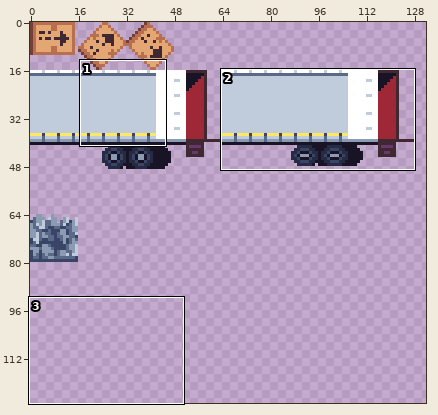
A sprite sheet gets an edit: res/gfx/entities.png. The picture above shows the old version from afar; the outline marks the close-up.
Close-up. Before the edit:
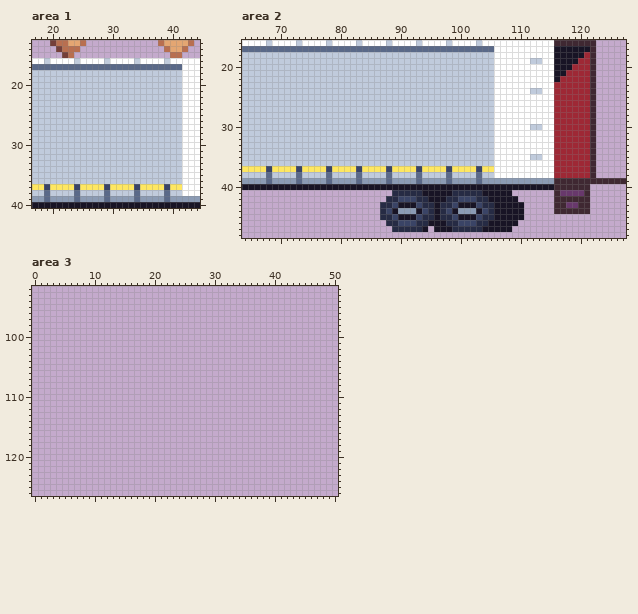
The file is 512x512 pixels. Shown: area 1: x 17..44, y 13..40; area 2: x 64..127, y 16..48; area 3: x 0..50, y 92..126. The wide view leaves out empty margins.
The same view after the edit:
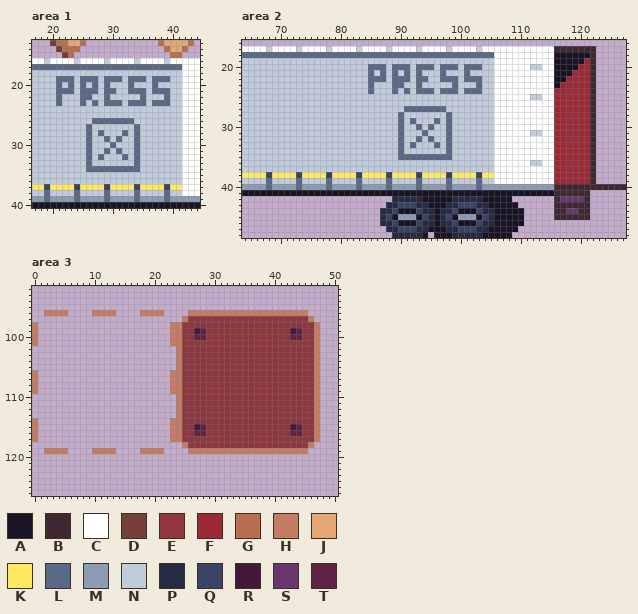
Palette (. is transparent): A #181425  B #3f2832  C #ffffff  D #743f39  E #91353f  F #9e2835  G #b86f50  H #c57c62  J #e4a672  K #fee761  L #5a6988  M #8b9bb4  N #c0cbdc  P #262b44  Q #3a4466  R #44183b  S #68386c  T #5e2345
Difference:
Changed rows in their new state; - is an unchanged pixel.
Area 1:
first column x 21:
19 LLL-LLL-LLL-LLL-LLL
20 L-L-L-L-L---L---L--
21 LLL-LLL-LL--LLL-LLL
22 L---LL--L-----L---L
23 L---L-L-LLL-LLL-LLL
26 ------LLLLLLL------
27 -----L-------L-----
28 -----L-L---L-L-----
29 -----L--L-L--L-----
30 -----L---L---L-----
31 -----L--L-L--L-----
32 -----L-L---L-L-----
33 -----L-------L-----
34 -----LLLLLLLLL-----
Area 2:
first column x 64:
16 ...........................................................-----
17 CCCCNCCCCNCCCCNCCCCNCCCCNCCCCNCCCCNCCCCNCC----------BBBBBB------
18 LLLLLLLLLLLLLLLLLLLLLLLLLLLLLLLLLLLLLLLLLL---------------A------
19 ------------------------------------------------CC------A-------
20 ---------------------LLL-LLL-LLL-LLL-LLL--------NN-----A--------
21 ---------------------L-L-L-L-L---L---L----------------A---------
22 ---------------------LLL-LLL-LL--LLL-LLL-------------A----------
23 ---------------------L---LL--L-----L---L------------A-----------
24 ---------------------L---L-L-LLL-LLL-LLL--------CC--------------
25 ------------------------------------------------NN--------------
27 ---------------------------LLLLLLL------------------------------
28 --------------------------L-------L-----------------------------
29 --------------------------L-L---L-L-----------------------------
30 --------------------------L--L-L--L-------------CC--------------
31 --------------------------L---L---L-------------NN--------------
32 --------------------------L--L-L--L-----------------------------
33 --------------------------L-L---L-L-----------------------------
34 --------------------------L-------L-----------------------------
35 --------------------------LLLLLLLLL-------------CC--------------
36 ------------------------------------------------NN--------------
37 NNNNNNNNNNNNNNNNNNNNNNNNNNNNNNNNNNNNNNNNNN----------------------
38 KKKKQKKKKQKKKKQKKKKQKKKKQKKKKQKKKKQKKKKQKK----------------------
39 NNNN-NNNN-NNNN-NNNN-NNNN-NNNN-NNNN-NNNN-NNCCCCCCCCCCFFFFFF-.....
40 MMMMLMMMMLMMMMLMMMMLMMMMLMMMMLMMMMLMMMMLMMMMMMMMMMMM------BBBBBB
41 AAAAAAAAAAAAAAAAAAAAAAAAAAAAAA-----AAAAA-----AAAAAAA-BBBB-------
42 ------------------------.-PPP-A---A-PPP-A----.-------SSSS-------
43 -----------------------.-PQQQP-A-A-PQQQP-A----.-------BB--------
44 ------------------------PQAAAQP---PQAAAQP-------------SS--------
45 ------------------------QAMMMAQ---QAMMMAQ-----------BBBBBB------
46 -----------------------P-QAAAQ-P-P-QAAAQ-P----A-----------------
47 ------------------------P-QQQ-PA--P-QQQ-P----A------------------
48 -------------------------PPPPPA-AAAPPPPPAAAAA-------------------
Area 3:
first column x 0:
 96 --HHHH----HHHH----HHHH----HHHHHHHHHHHHHHHHHHHH--
 97 -------------------------HEEEEEEEEEEEEEEEEEEEEH-
 98 H----------------------HHEEEEEEEEEEEEEEEEEEEEEEH
 99 H----------------------HHEERTEEEEEEEEEEEEEERTEEH
100 H----------------------HHEETTEEEEEEEEEEEEEETTEEH
101 H----------------------HHEEEEEEEEEEEEEEEEEEEEEEH
102 ------------------------HEEEEEEEEEEEEEEEEEEEEEEH
103 ------------------------HEEEEEEEEEEEEEEEEEEEEEEH
104 ------------------------HEEEEEEEEEEEEEEEEEEEEEEH
105 ------------------------HEEEEEEEEEEEEEEEEEEEEEEH
106 H----------------------HHEEEEEEEEEEEEEEEEEEEEEEH
107 H----------------------HHEEEEEEEEEEEEEEEEEEEEEEH
108 H----------------------HHEEEEEEEEEEEEEEEEEEEEEEH
109 H----------------------HHEEEEEEEEEEEEEEEEEEEEEEH
110 ------------------------HEEEEEEEEEEEEEEEEEEEEEEH
111 ------------------------HEEEEEEEEEEEEEEEEEEEEEEH
112 ------------------------HEEEEEEEEEEEEEEEEEEEEEEH
113 ------------------------HEEEEEEEEEEEEEEEEEEEEEEH
114 H----------------------HHEEEEEEEEEEEEEEEEEEEEEEH
115 H----------------------HHEERTEEEEEEEEEEEEEERTEEH
116 H----------------------HHEETTEEEEEEEEEEEEEETTEEH
117 H----------------------HHEEEEEEEEEEEEEEEEEEEEEEH
118 -------------------------HEEEEEEEEEEEEEEEEEEEEH-
119 --HHHH----HHHH----HHHH----HHHHHHHHHHHHHHHHHHHH--
